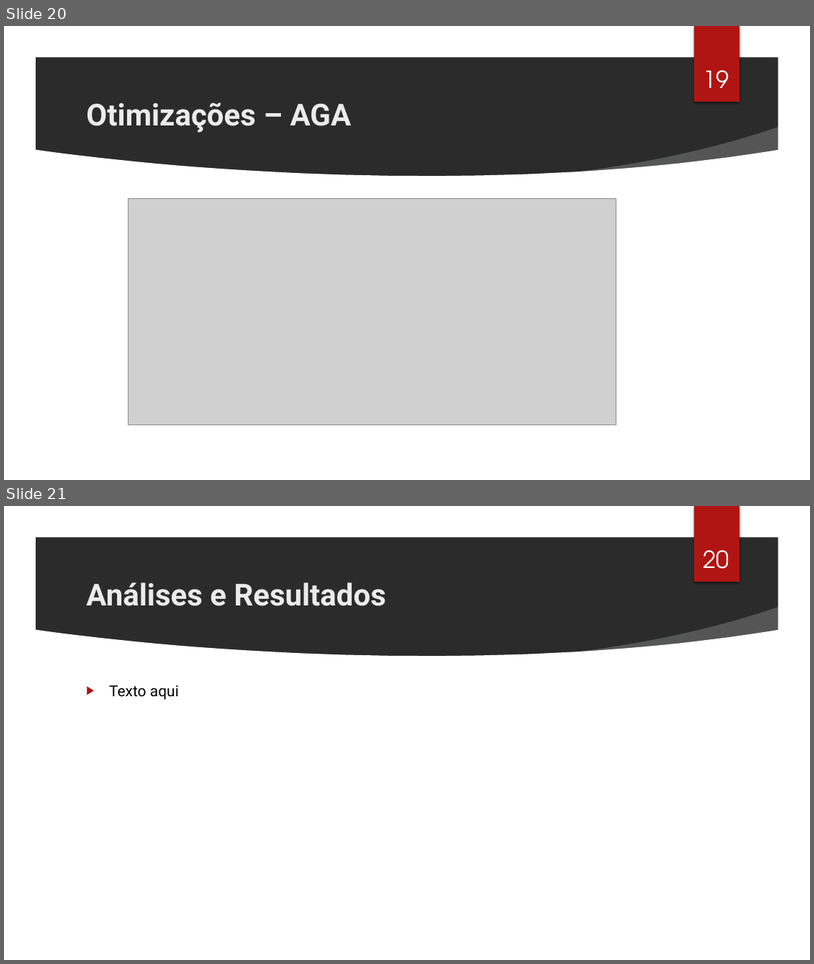
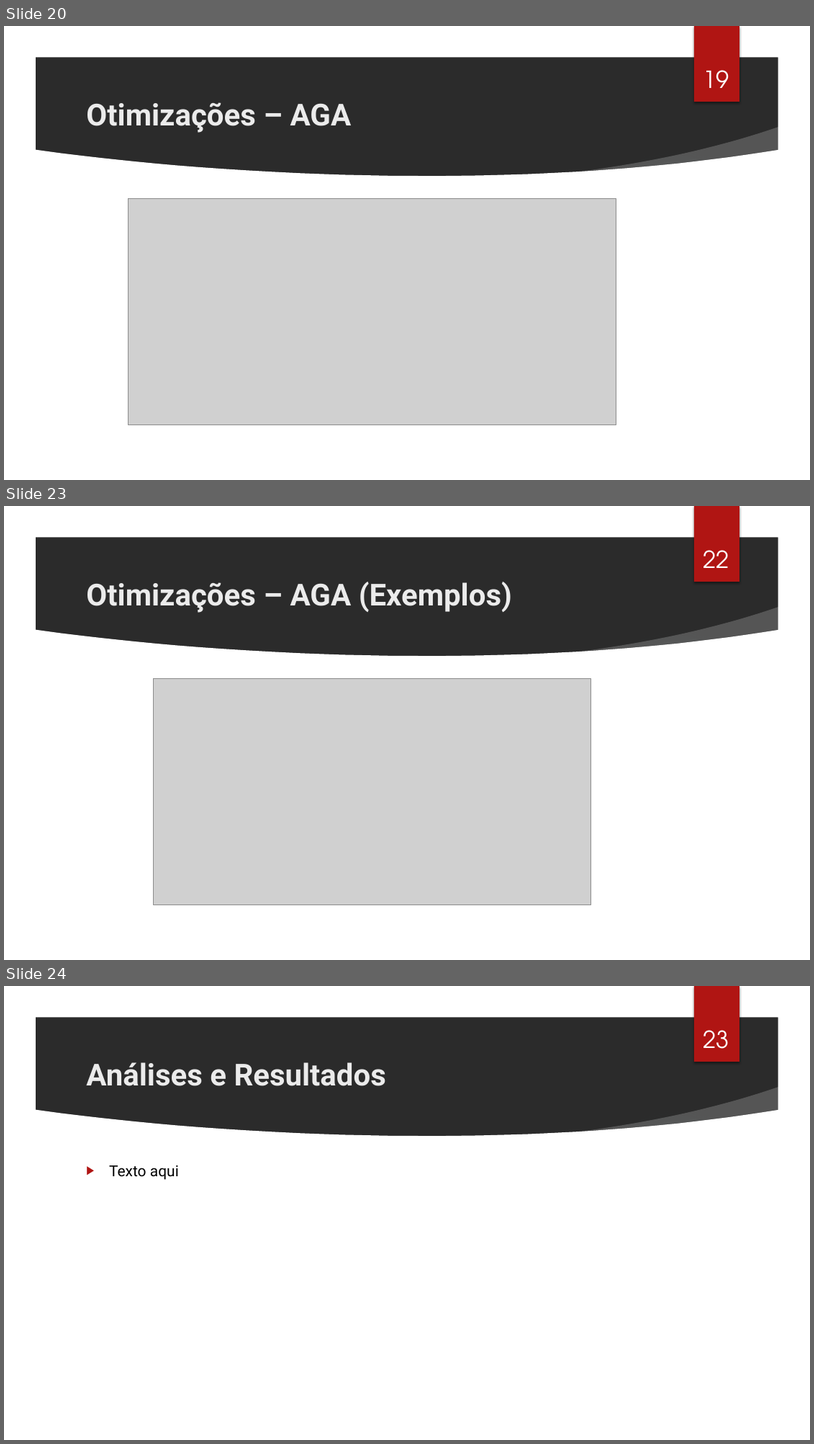
Before and after one commit to cassioss/genetics, a slide deck: presentations/TG2_Apresentacao_Cassio.pptx. Shown one above the other, each under a label of ours: slides 20 and 21 before the commit, slides 20, 23 and 24 after it; the slides between them are not shown. The pictures are 814x964 and 814x1444 pixels, drawn with LibreOffice and Linux fonts; fonts in the diff are those of the drawing; grey boxes stand for pictures; background and template pictures are left out; a plain dark background stands for a picture behind light text. Boxes give left, top, right and bottom in pixels: in the first picture for what was removed or moved away, otherwise in the second. Text is boxed around its words. In the diff, an @@ line names an element or a change of style, - is before the commit and + after.

Commit message:
Added a few more images for presentation

```diff
--- a/presentations/TG2_Apresentacao_Cassio.pptx
+++ b/presentations/TG2_Apresentacao_Cassio.pptx
@@ slide 23 added at box(4, 506, 810, 960), background picture (left out); not listed: 7 template elements that a slide beside it also shows @@
@@ page number added at box(703, 550, 729, 568), 28 pt, text #FFFFFF @@
+22
@@ title added at box(86, 582, 512, 613), 36 pt, text #EBEBEB, bold @@
+Otimizações – AGA (Exemplos)
@@ picture added at box(154, 678, 591, 905) @@
@@ what was slide 21 is now slide 24 @@
@@ page number at box(703, 1030, 729, 1049): text changed @@
-20
+23
```
Also in this commit, not shown: 2 other slides added, 17 other files.
